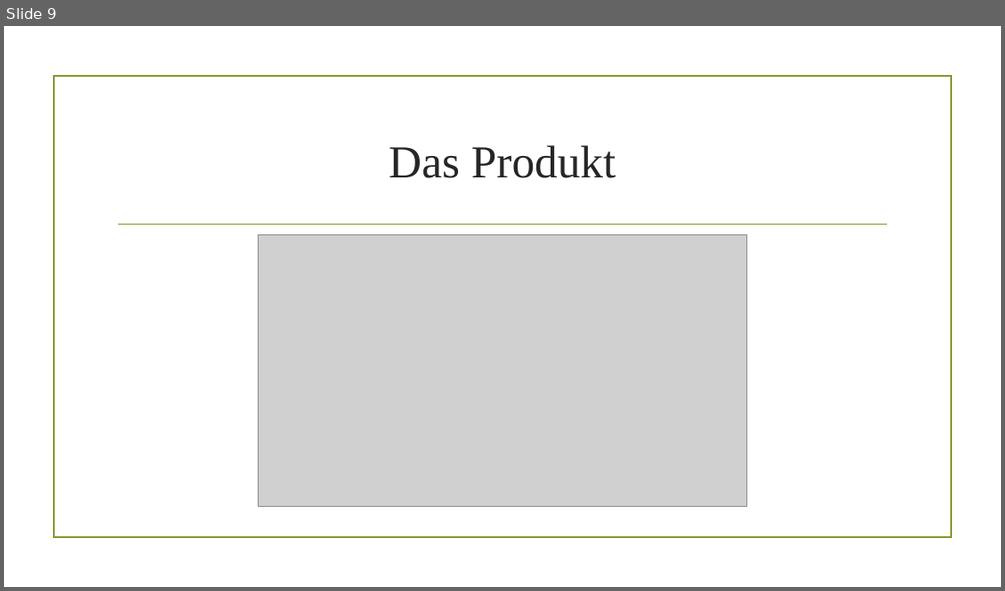
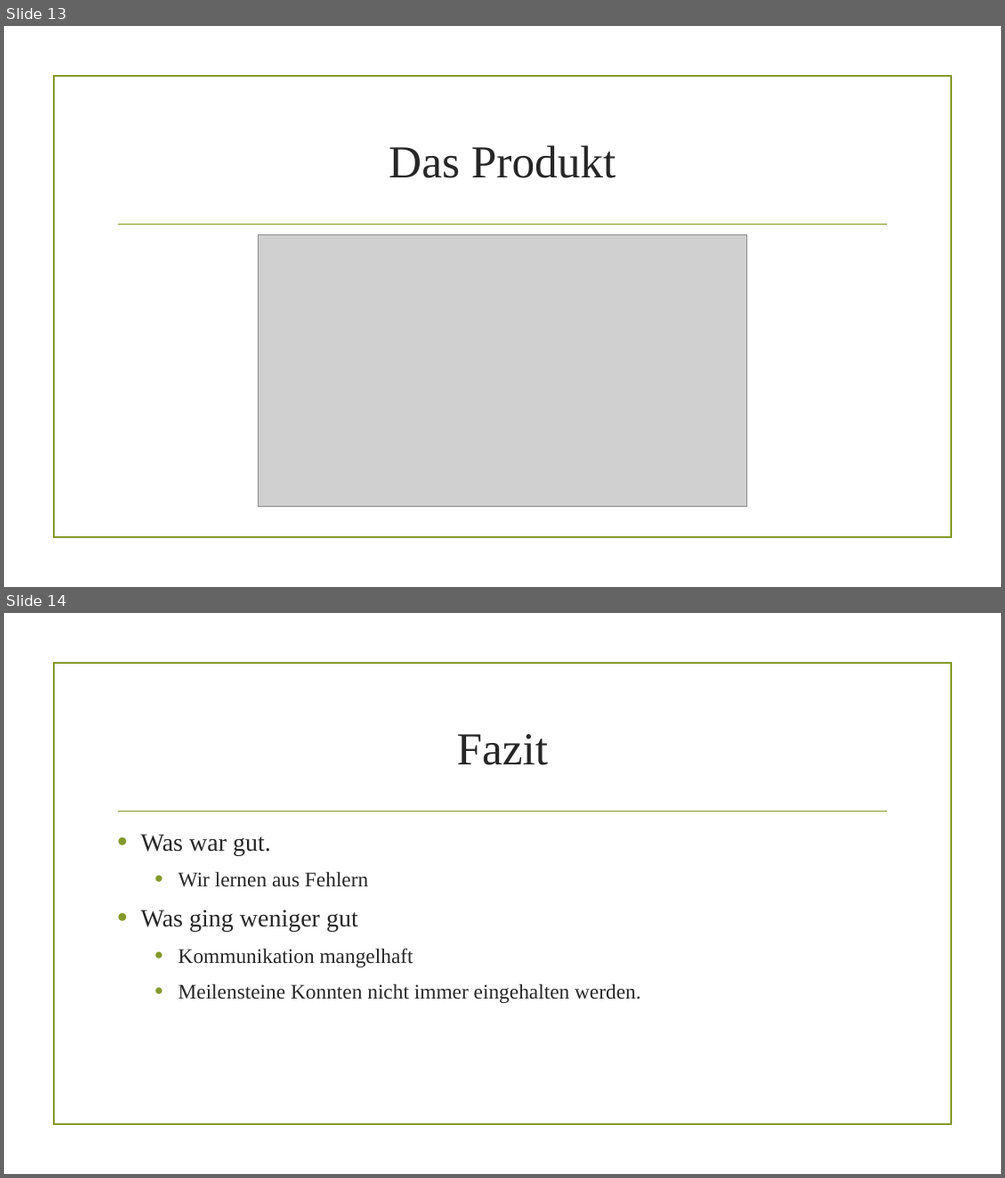
Before and after one commit to danielHPeters/QuickNote, a slide deck: docs/M306-AP15a-Peters-Pra-171030-Projekt Präsentation.pptx. Shown one above the other, each under a label of ours: slide 9 before the commit, slides 13 and 14 after it. The pictures are 1005x591 and 1005x1178 pixels, drawn with LibreOffice and Linux fonts; fonts in the diff are those of the drawing; grey boxes stand for pictures; background and template pictures are left out. Boxes give left, top, right and bottom in pixels: in the first picture for what was removed or moved away, otherwise in the second. Text is boxed around its words. In the diff, an @@ line names an element or a change of style, - is before the commit and + after.

```diff
--- a/docs/M306-AP15a-Peters-Pra-171030-Projekt Präsentation.pptx
+++ b/docs/M306-AP15a-Peters-Pra-171030-Projekt Präsentation.pptx
@@ slide 14 added at <box>4,613,1001,1174</box>, background picture (left out); not listed: 2 template elements that a slide beside it also shows @@
@@ title added at <box>457,734,548,765</box>, 44 pt, text #262626 @@
+Fazit
@@ text added at <box>141,834,641,1003</box>, 20 pt, text #262626 @@
+• Was war gut.
+  • Wir lernen aus Fehlern
+• Was ging weniger gut
+  • Kommunikation mangelhaft
+  • Meilensteine Konnten nicht immer eingehalten werden.
@@ what was slide 9 is now slide 13 @@
```
Also in this commit, not shown: 1 slide changed, 4 other slides added, 7 other files.
